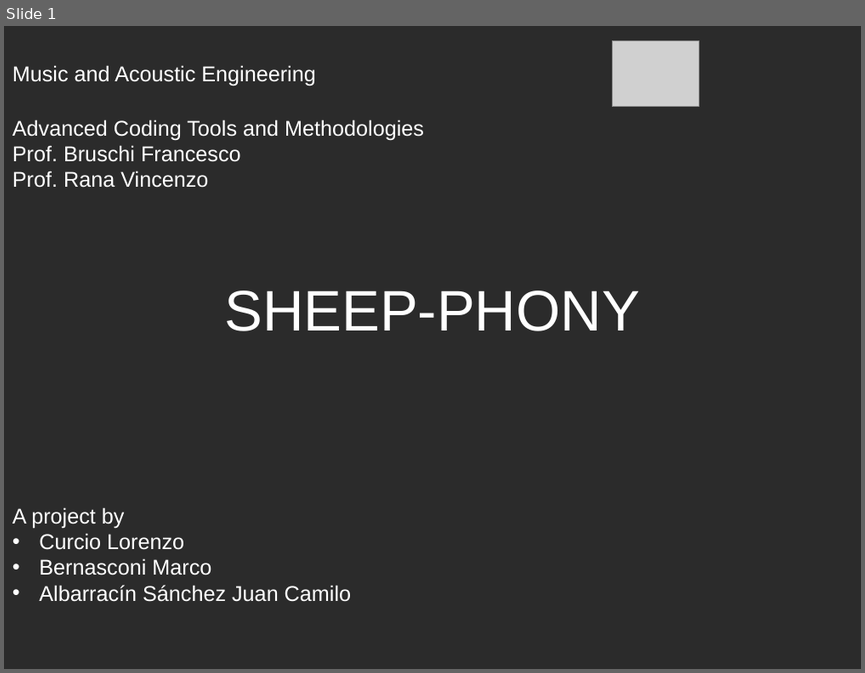
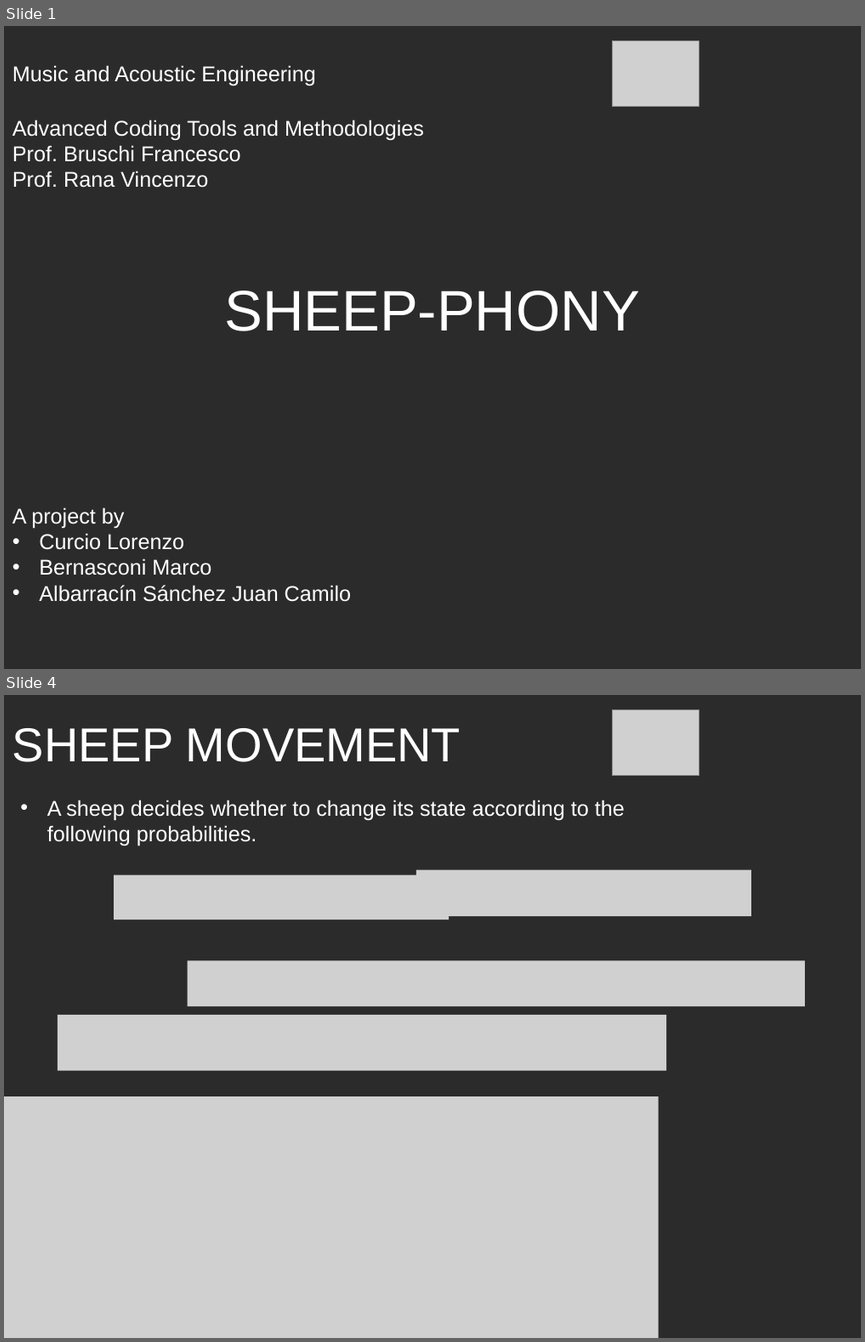
Before and after one commit to LorenzoCurcio/Progetto-ACTAM, a slide deck: Presentazione.pptx. Shown one above the other, each under a label of ours: slide 1 before the commit, slides 1 and 4 after it; the slides between them are not shown. The pictures are 865x673 and 865x1342 pixels, drawn with LibreOffice and Linux fonts; fonts in the diff are those of the drawing; grey boxes stand for pictures; background and template pictures are left out; a plain dark background stands for a picture behind light text. Boxes give left, top, right and bottom in pixels: in the first picture for what was removed or moved away, otherwise in the second. Text is boxed around its words. In the diff, an @@ line names an element or a change of style, - is before the commit and + after.

```diff
--- a/Presentazione.pptx
+++ b/Presentazione.pptx
@@ slide 4 added at [4, 695, 861, 1338], background picture (left out) @@
@@ picture added at [612, 709, 698, 776] @@
@@ text added at [12, 728, 460, 762], 40 pt, text #FFFFFF @@
+SHEEP MOVEMENT
@@ text added at [47, 800, 624, 846], 18 pt, text #FFFFFF @@
+• A sheep decides whether to change its state according to the following probabilities.
@@ picture added at [416, 870, 751, 916] @@
@@ picture added at [114, 875, 449, 919] @@
@@ picture added at [188, 960, 805, 1006] @@
@@ picture added at [57, 1015, 665, 1071] @@
@@ picture added at [4, 1096, 658, 1338] @@
@@ text added at [587, 1298, 658, 1321], 18 pt, text #FFFFFF @@
+Slide 2/totale
```
Also in this commit, not shown: 2 slides changed, 8 other slides added, 2 other files.
